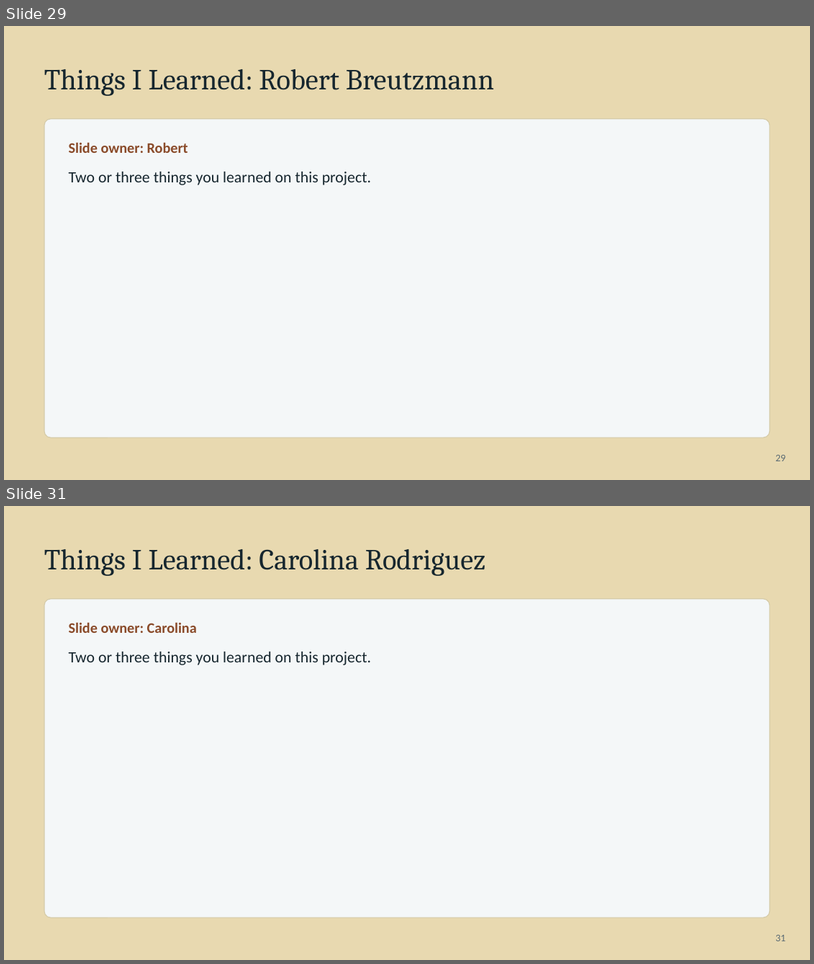
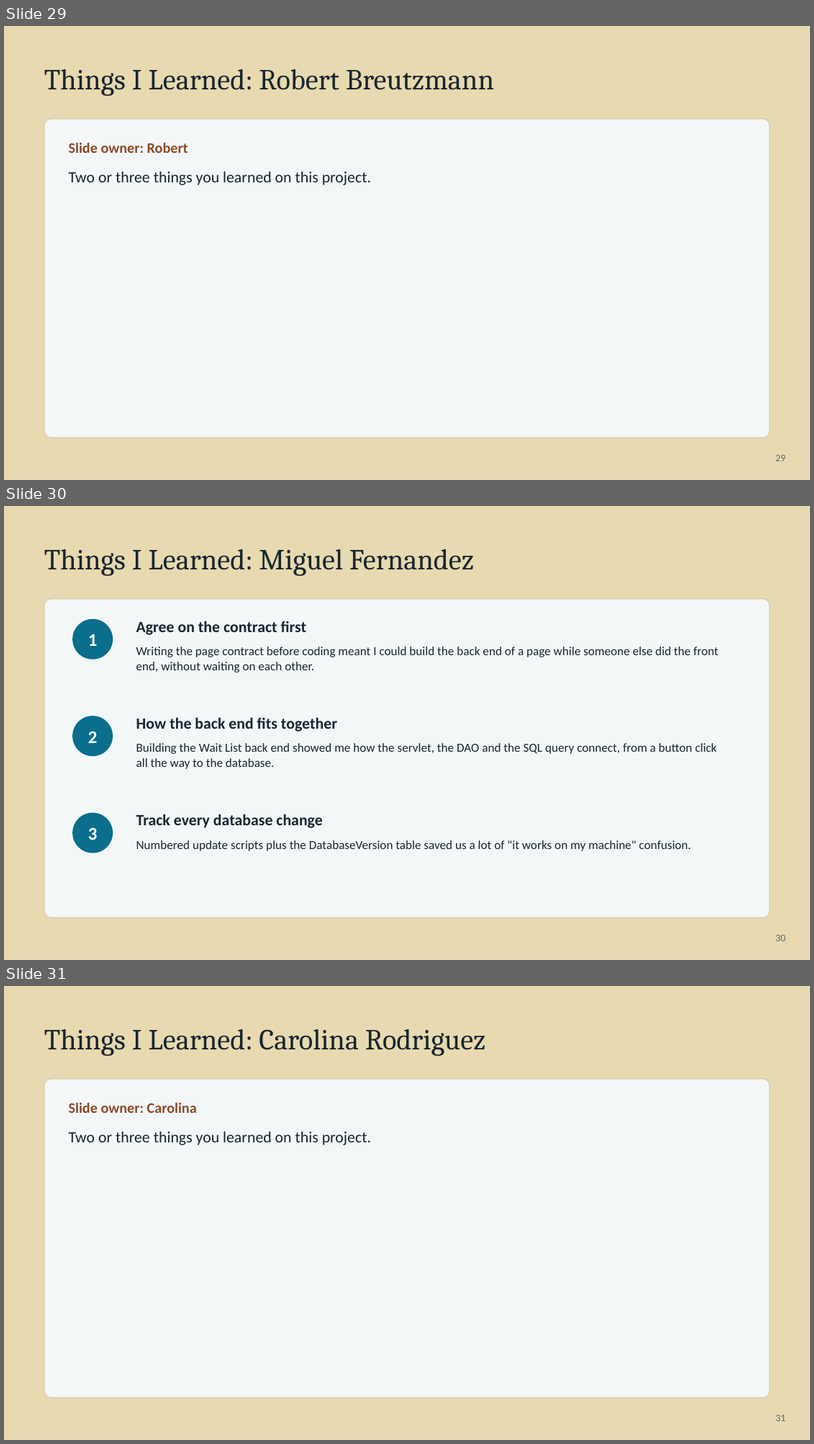
Before and after one commit to BobbyJoeCool/csd460-blueteam, a slide deck: Class_Information/Module-10/Presentation/QA-Presentation-Fernandez.pptx. Shown one above the other, each under a label of ours: slides 29 and 31 before the commit, slides 29, 30 and 31 after it; the slides between them are not shown. The pictures are 814x964 and 814x1444 pixels, drawn with LibreOffice and Linux fonts; fonts in the diff are those of the drawing. Boxes give left, top, right and bottom in pixels: in the first picture for what was removed or moved away, otherwise in the second. Text is boxed around its words. In the diff, an @@ line names an element or a change of style, - is before the commit and + after.

Commit message:
Presentation-Fernandez

```diff
--- a/Class_Information/Module-10/Presentation/QA-Presentation-Fernandez.pptx
+++ b/Class_Information/Module-10/Presentation/QA-Presentation-Fernandez.pptx
@@ slide 30 added at bbox=[4, 506, 810, 960], background #E8D9B0 @@
@@ text added at bbox=[44, 549, 474, 576], 26 pt, text #16262E @@
+Things I Learned: Miguel Fernandez
@@ rounded rectangle added at bbox=[44, 599, 770, 917], fill #F4F7F8, outline #D5CBA8 0.75 pt @@
@@ ellipse added at bbox=[72, 619, 113, 659], fill #0A6E8C, 16 pt, text #FFFFFF, bold @@
+1
@@ text added at bbox=[136, 620, 307, 635], 14 pt, text #16262E, bold @@
+Agree on the contract first
@@ text added at bbox=[136, 646, 719, 672], 11 pt, text #16262E @@
+Writing the page contract before coding meant I could build the back end of a page while someone else did the front end, without waiting on each other.
@@ ellipse added at bbox=[72, 716, 113, 756], fill #0A6E8C, 16 pt, text #FFFFFF, bold @@
+2
@@ text added at bbox=[136, 717, 337, 731], 14 pt, text #16262E, bold @@
+How the back end fits together
@@ text added at bbox=[136, 743, 717, 769], 11 pt, text #16262E @@
+Building the Wait List back end showed me how the servlet, the DAO and the SQL query connect, from a button click all the way to the database.
@@ ellipse added at bbox=[72, 813, 113, 853], fill #0A6E8C, 16 pt, text #FFFFFF, bold @@
+3
@@ text added at bbox=[136, 813, 322, 828], 14 pt, text #16262E, bold @@
+Track every database change
@@ text added at bbox=[136, 840, 691, 851], 11 pt, text #16262E @@
+Numbered update scripts plus the DatabaseVersion table saved us a lot of "it works on my machine" confusion.
@@ text added at bbox=[776, 934, 786, 941], 9 pt, text #5B6B73 @@
+30
```
Also in this commit, not shown: 2 slides changed, 8 other slides added, 9 slides removed.
